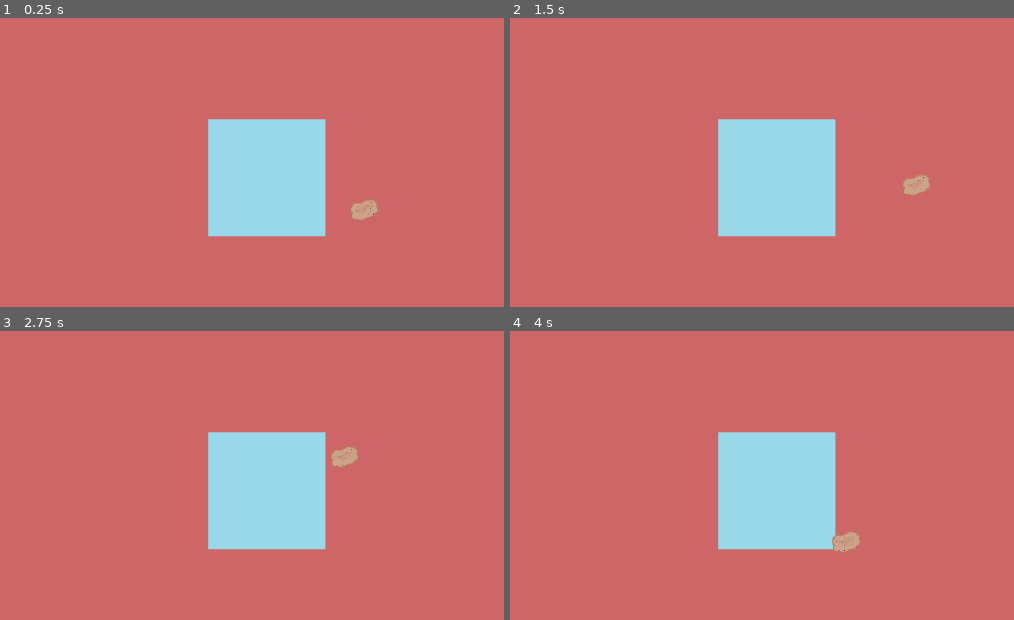
Above: before the commit, frames 1-4 (two rows, left to right).
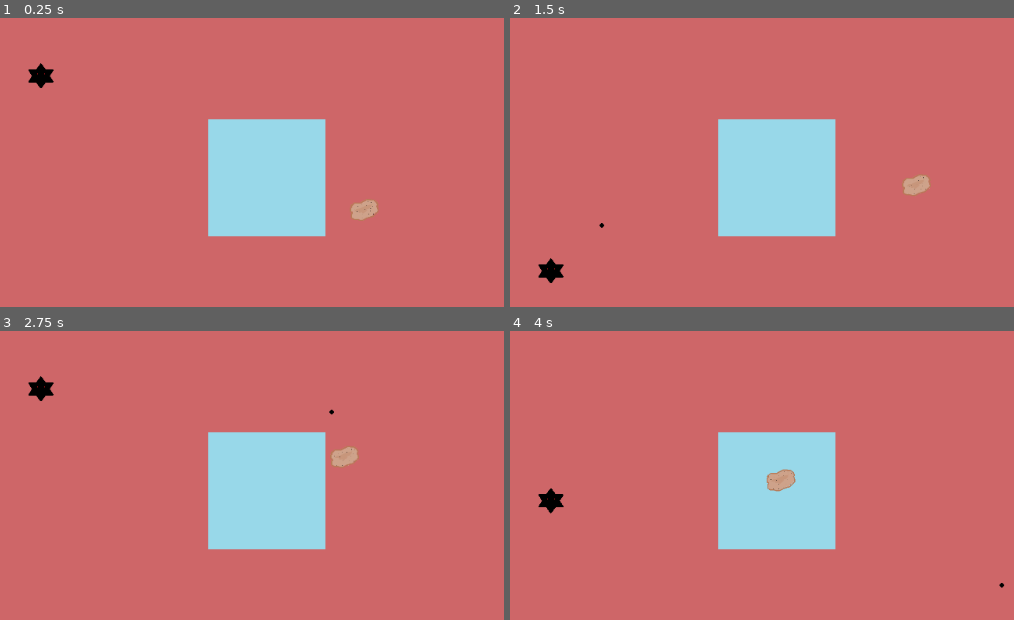
Above: after the commit, the same moments.

Repository: truongaaron/IB2D
Game: Godot game, scene res://Main.tscn
Same seed, same stepped clock (60 frames per second), same inputs: the game is played once before the commit and once after it. Before the commit the project has no main scene; this scene is started directly in both runs.
Inputs (mouse positions are in pixels of both pictures, inside the frame that each line leads up to):
- Up to frame 1 (0.25 s): no input
- Up to frame 2 (1.5 s): move the mouse to (938, 179) at 0.52 s; click (938, 179) at 0.6 s; move the mouse to (600, 226) at 1.27 s; click (600, 226) at 1.35 s
- Up to frame 3 (2.75 s): move the mouse to (332, 411) at 2.02 s; click (332, 411) at 2.1 s
- Up to frame 4 (4 s): move the mouse to (721, 608) at 2.77 s; click (721, 608) at 2.85 s; move the mouse to (1003, 585) at 3.52 s; click (1003, 585) at 3.6 s

The runs differ from the first frame. In frame 1, 0.3% of the frame differs, in the area x 5-11%, y 15-25%; in frame 2, 0.3%; in frame 3, 0.3%; in frame 4, 0.9%, in the area x 5-99%, y 47-89%.

Commit message:
Added enemy and enemy movement

Diff:
--- /dev/null
+++ b/IceBaneling2D/ClickIndicator.tscn
@@ -0,0 +1,23 @@
+[gd_scene load_steps=7 format=2]
+
+[ext_resource path="res://click_ind_1.png" type="Texture" id=1]
+[ext_resource path="res://click_ind_2.png" type="Texture" id=2]
+[ext_resource path="res://click_ind_3.png" type="Texture" id=3]
+[ext_resource path="res://click_ind_4.png" type="Texture" id=4]
+[ext_resource path="res://click_ind_5.png" type="Texture" id=5]
+
+[sub_resource type="SpriteFrames" id=1]
+animations = [ {
+"frames": [ ExtResource( 1 ), ExtResource( 2 ), ExtResource( 3 ), ExtResource( 4 ), ExtResource( 5 ) ],
+"loop": true,
+"name": "default",
+"speed": 8.0
+} ]
+
+[node name="ClickIndicator" type="Node2D"]
+
+[node name="AnimatedSprite" type="AnimatedSprite" parent="."]
+scale = Vector2( 0.22, 0.22 )
+frames = SubResource( 1 )
+frame = 2
+playing = true
--- /dev/null
+++ b/IceBaneling2D/Enemy.gd
@@ -0,0 +1,28 @@
+extends KinematicBody2D
+
+var direction = Vector2()
+
+const UP = Vector2(0, -1)
+const DOWN = Vector2(0, 1)
+const LEFT = Vector2(-1, 0)
+const RIGHT = Vector2(1, 0)
+
+var pos_y = 0
+var initial_pos_y = 0
+
+var speed = 200
+var velocity = Vector2()
+
+func _ready():
+	pos_y = position.y + 300
+	print(pos_y)
+	initial_pos_y = position.y
+
+func _physics_process(delta):
+	print(position.y , " " ,initial_pos_y)
+	if position.y <= initial_pos_y:
+		velocity = DOWN
+	elif position.y > pos_y:
+		velocity = UP
+
+	move_and_slide(velocity.normalized() * speed)
--- /dev/null
+++ b/IceBaneling2D/Enemy.tscn
@@ -0,0 +1,26 @@
+[gd_scene load_steps=5 format=2]
+
+[ext_resource path="res://Enemy.gd" type="Script" id=1]
+[ext_resource path="res://Enemy.png" type="Texture" id=2]
+
+[sub_resource type="SpriteFrames" id=1]
+animations = [ {
+"frames": [ ExtResource( 2 ) ],
+"loop": true,
+"name": "default",
+"speed": 5.0
+} ]
+
+[sub_resource type="CircleShape2D" id=2]
+radius = 31.3274
+
+[node name="Enemy" type="KinematicBody2D"]
+script = ExtResource( 1 )
+
+[node name="AnimatedSprite" type="AnimatedSprite" parent="."]
+scale = Vector2( 0.5, 0.5 )
+frames = SubResource( 1 )
+
+[node name="CollisionShape2D" type="CollisionShape2D" parent="."]
+scale = Vector2( 0.5, 0.5 )
+shape = SubResource( 2 )
--- /dev/null
+++ b/IceBaneling2D/Main.gd
@@ -0,0 +1,15 @@
+extends Control
+
+onready var sprite = preload("res://ClickIndicator.tscn")
+var destination = Vector2()
+var s = null
+
+func _ready():
+	s = sprite.instance()
+
+func _input(event):
+	if Input.is_action_just_pressed("click"):
+		var pos = get_viewport().get_mouse_position()
+		s.position.x = pos.x
+		s.position.y = pos.y
+		add_child(s)
--- a/IceBaneling2D/Main.tscn
+++ b/IceBaneling2D/Main.tscn
@@ -1,9 +1,11 @@
-[gd_scene load_steps=7 format=2]
+[gd_scene load_steps=9 format=2]
 
-[ext_resource path="res://background.png" type="Texture" id=1]
-[ext_resource path="res://icy surface.png" type="Texture" id=2]
-[ext_resource path="res://KinematicBody2D.gd" type="Script" id=3]
-[ext_resource path="res://potato.png" type="Texture" id=4]
+[ext_resource path="res://Main.gd" type="Script" id=1]
+[ext_resource path="res://background.png" type="Texture" id=2]
+[ext_resource path="res://icy surface.png" type="Texture" id=3]
+[ext_resource path="res://Player.gd" type="Script" id=4]
+[ext_resource path="res://potato.png" type="Texture" id=5]
+[ext_resource path="res://Enemy.tscn" type="PackedScene" id=6]
 
 [sub_resource type="RectangleShape2D" id=1]
 extents = Vector2( 74.5262, 74.5263 )
@@ -14,11 +16,12 @@
 [node name="Control" type="Control"]
 margin_right = 40.0
 margin_bottom = 40.0
+script = ExtResource( 1 )
 
 [node name="background" type="Sprite" parent="."]
-position = Vector2( 1305.7, 987.109 )
+position = Vector2( 530.7, 267.969 )
 scale = Vector2( 7.46472, 4.33469 )
-texture = ExtResource( 1 )
+texture = ExtResource( 2 )
 
 [node name="IceFloor" type="Area2D" parent="."]
 position = Vector2( 531.572, 268.683 )
@@ -26,24 +29,28 @@
 [node name="icy surface" type="Sprite" parent="IceFloor"]
 position = Vector2( -0.210571, 0.210541 )
 scale = Vector2( 0.5, 0.5 )
-texture = ExtResource( 2 )
+texture = ExtResource( 3 )
 
 [node name="CollisionShape2D" type="CollisionShape2D" parent="IceFloor"]
 shape = SubResource( 1 )
 
 [node name="Potato" type="KinematicBody2D" parent="."]
+light_mask = 4
 position = Vector2( 656.355, 310.134 )
 scale = Vector2( 0.7, 0.7 )
-script = ExtResource( 3 )
+script = ExtResource( 4 )
 
 [node name="potato" type="Sprite" parent="Potato"]
 position = Vector2( 0.271088, -0.318214 )
 scale = Vector2( 0.7, 0.7 )
-texture = ExtResource( 4 )
+texture = ExtResource( 5 )
 
 [node name="CollisionShape2D" type="CollisionShape2D" parent="Potato"]
 position = Vector2( -0.348267, -0.167419 )
 scale = Vector2( 0.7, 0.7 )
 shape = SubResource( 2 )
+
+[node name="Enemy" parent="." instance=ExtResource( 6 )]
+position = Vector2( 241.815, 88.414 )
 [connection signal="body_entered" from="IceFloor" to="Potato" method="_on_IceFloor_body_entered"]
 [connection signal="body_exited" from="IceFloor" to="Potato" method="_on_IceFloor_body_exited"]
--- a/IceBaneling2D/KinematicBody2D.gd
+++ b/IceBaneling2D/Player.gd
@@ -6,15 +6,33 @@
 var maxspeed = 4
 var maxforce = .1
 
+
 var destination = Vector2()
+var on_ice_destination = Vector2()
+
 var gap = Vector2()
 var speed = null
+var on_ice = false
 
 func _ready():
 	speed = 100
 	destination = Vector2(position.x, position.y)
 
+func _input(event):
+	if Input.is_action_just_pressed("click"):
+		destination = get_global_mouse_position()
+		seek(Vector2(destination.x, destination.y))
+		update()
+
 func _process(delta):
+	if on_ice and position != on_ice_destination:
+		gap = Vector2(on_ice_destination.x - position.x, on_ice_destination.y - position.y)
+		move_and_slide(gap.normalized() * speed)
+		if gap.abs() < Vector2(1,1):
+			set_position(on_ice_destination)
+	if on_ice_destination == position:
+		move_and_slide(gap*0)
+
 	if position != destination:
 		gap = Vector2(destination.x - position.x, destination.y - position.y)
 		move_and_slide(gap.normalized() * speed)
@@ -23,23 +41,9 @@
 	if destination == position:
 		move_and_slide(gap*0)
 
-
-func _input(event):
-	if Input.is_action_just_pressed("click"):
-		destination = get_global_mouse_position()
-
-func _on_IceFloor_body_entered(body):
-	if body.name == "Potato":
-		speed = 200
-
-
-func _on_IceFloor_body_exited(body):
-	if body.name == "Potato":
-		speed = 100
-
 func update():
 	velocity += acceleration
-	velocity = limit(maxspeed, velocity)
+	limit(maxspeed, velocity)
 	location += velocity
 	acceleration *= 0
 
@@ -53,14 +57,22 @@
 	desired *= maxspeed
 	var steer = Vector2(0, 0)
 	steer = desired - velocity
-	steer = limit(maxforce, steer)
+	limit(maxforce, steer)
 	applyForce(steer)
 
 func limit(value, vec):
-	var length = vec.x*vec.x + vec.y*vec.y
+	var length = vec.length()
 
-	if (length*length > value*value) and (length*length) > 0:
-		var ratio = value/(sqrt(length))
+	if length > value:
+		var ratio = value/length
 		vec.x *= ratio
 		vec.y *= ratio
-	return Vector2(vec.x, vec.y)
+
+func _on_IceFloor_body_entered(body):
+	if body.name == "Potato":
+		on_ice = true
+
+func _on_IceFloor_body_exited(body):
+	if body.name == "Potato":
+		speed = 150
+		on_ice = false
--- /dev/null
+++ b/IceBaneling2D/Sprite.tscn
@@ -0,0 +1,8 @@
+[gd_scene load_steps=2 format=2]
+
+[ext_resource path="res://icon.png" type="Texture" id=1]
+
+[node name="Node2D" type="Node2D"]
+
+[node name="icon" type="Sprite" parent="."]
+texture = ExtResource( 1 )
--- a/IceBaneling2D/project.godot
+++ b/IceBaneling2D/project.godot
@@ -16,7 +16,12 @@
 [application]
 
 config/name="IceBaneling2D"
+run/main_scene="res://ClickIndicator.tscn"
 config/icon="res://icon.png"
+
+[editor_plugins]
+
+enabled=PoolStringArray( "codeandweb.texturepacker" )
 
 [input]
 
Binary file added: IceBaneling2D/Enemy.png
Not shown, added: IceBaneling2D/Enemy.png.import
Not shown, added: IceBaneling2D/addons/codeandweb.texturepacker/codeandweb.texturepacker_importer.gd
Not shown, added: IceBaneling2D/addons/codeandweb.texturepacker/image_loader.gd
Not shown, added: IceBaneling2D/addons/codeandweb.texturepacker/plugin.cfg
Not shown, added: IceBaneling2D/addons/codeandweb.texturepacker/texturepacker_import_spritesheet.gd
Not shown, added: IceBaneling2D/addons/codeandweb.texturepacker/texturepacker_import_tileset.gd
Binary file added: IceBaneling2D/click_ind_1.png
Not shown, added: IceBaneling2D/click_ind_1.png.import
Binary file added: IceBaneling2D/click_ind_2.png
Not shown, added: IceBaneling2D/click_ind_2.png.import
Binary file added: IceBaneling2D/click_ind_3.png
(and 7 more such lines)
